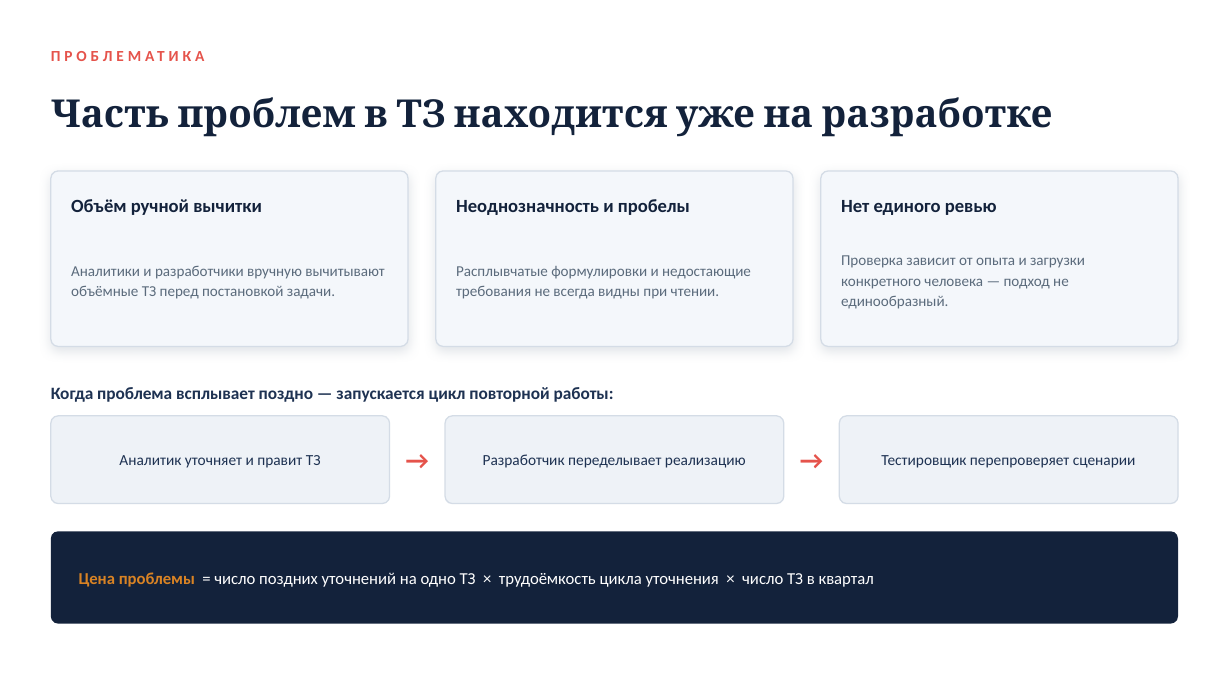
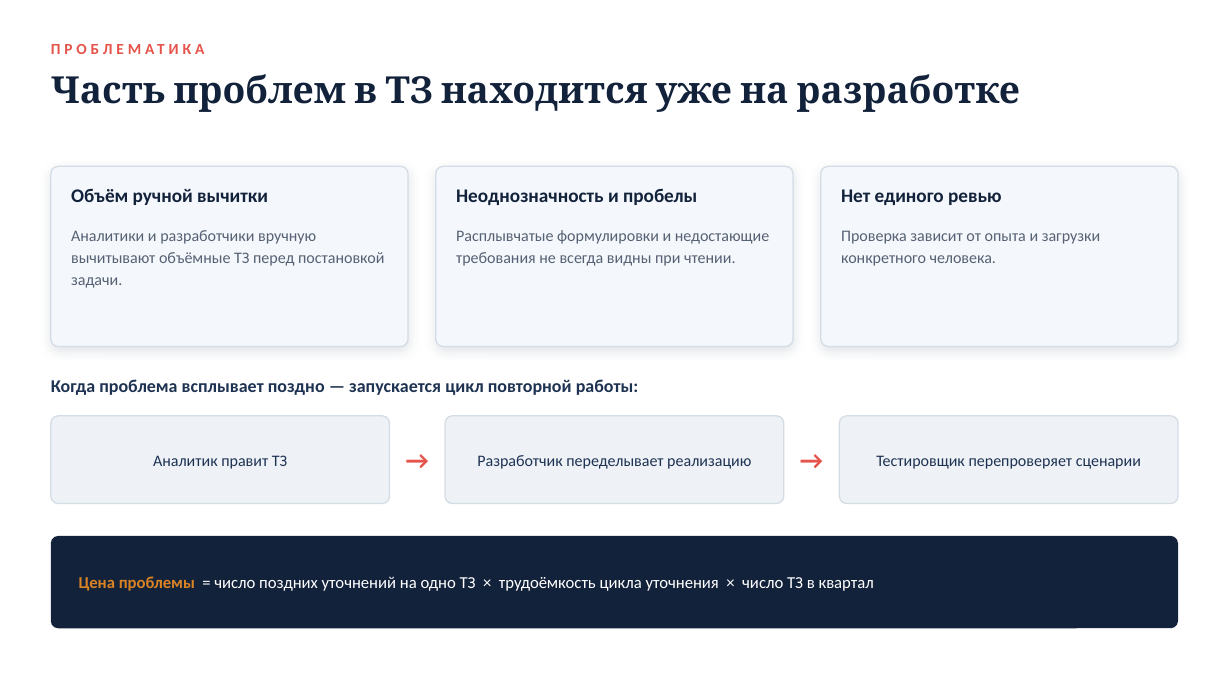
Before and after one commit to kayaal34/aitalenthub-hackathon, a slide deck: slide 2 of presentation/ТЗ-Ревьюер — промежуточная защита.pptx. Drawn at 1232x693 pixels with LibreOffice and Linux fonts; fonts in the diff are those of the drawing. Boxes give left, top, right and bottom in pixels: in the first picture for what was removed or moved away, otherwise in the second. Text is boxed around its words. In the diff, an @@ line names an element or a change of style, - is before the commit and + after.

```diff
--- a/presentation/ТЗ-Ревьюер — промежуточная защита.pptx
+++ b/presentation/ТЗ-Ревьюер — промежуточная защита.pptx
@@ text "ПРОБЛЕМАТИКА" at [51, 39, 1178, 68]: vertical alignment middle to top @@
@@ text "Часть проблем в ТЗ находится ..." at [51, 74, 1020, 112]: size 30 to 29 pt; vertical alignment middle to top @@
@@ rounded rectangle: place and size @@
-rounded rectangle at [51, 171, 409, 347]
+rounded rectangle at [51, 166, 409, 347]
@@ rounded rectangle: place and size @@
-rounded rectangle at [436, 171, 794, 347]
+rounded rectangle at [436, 166, 794, 347]
@@ proportions changed in 3 elements at [51, 166, 409, 347], [436, 166, 794, 347], [821, 166, 1178, 347] @@
@@ rounded rectangle: place and size @@
-rounded rectangle at [821, 171, 1178, 347]
+rounded rectangle at [821, 166, 1178, 347]
@@ size 14.5 to 15 pt; vertical alignment middle to top in 3 elements at [71, 188, 268, 205], [456, 188, 697, 205], [841, 189, 1001, 205] @@
@@ text "Аналитики и разработчики вручную вычитывают ..." at [71, 230, 384, 288]: size 11.8 to 12.5 pt, text colour #5B6B7C to #566173; vertical alignment middle to top @@
@@ text "Расплывчатые формулировки и недостающие требования ..." at [456, 230, 769, 266]: size 11.8 to 12.5 pt, text colour #5B6B7C to #566173; vertical alignment middle to top @@
@@ text "Проверка зависит от опыта и ..." at [841, 230, 1100, 266]: vertical alignment middle to top @@
@@ text at [841, 230, 1100, 266]: text changed; size 11.8 to 12.5 pt; text colour #5B6B7C to #566173 @@
-Проверка зависит от опыта и загрузки конкретного человека — подход не единообразный.
+Проверка зависит от опыта и загрузки конкретного человека.
@@ text "Когда проблема всплывает поздно — ..." at [51, 379, 639, 395]: size 13.5 to 14 pt; vertical alignment middle to top @@
@@ text "Разработчик переделывает реализацию" at [477, 455, 751, 469]: size 12 to 12.5 pt @@
@@ text "Тестировщик перепроверяет сценарии" at [876, 455, 1141, 469]: size 12 to 12.5 pt @@
@@ text at [153, 455, 287, 469]: text changed; size 12 to 12.5 pt @@
-Аналитик уточняет и правит ТЗ
+Аналитик правит ТЗ
@@ rounded rectangle: place and size @@
-rounded rectangle at [51, 531, 1178, 624]
+rounded rectangle at [51, 536, 1178, 628]
@@ text "Цена проблемы = число поздних ...": place and size @@
-text "Цена проблемы = число поздних ..." at [79, 572, 874, 587]
+text "Цена проблемы = число поздних ..." at [79, 576, 874, 591]
```
Also in this commit, not shown: 7 other slides changed, 1 slide added, 14 other files.
